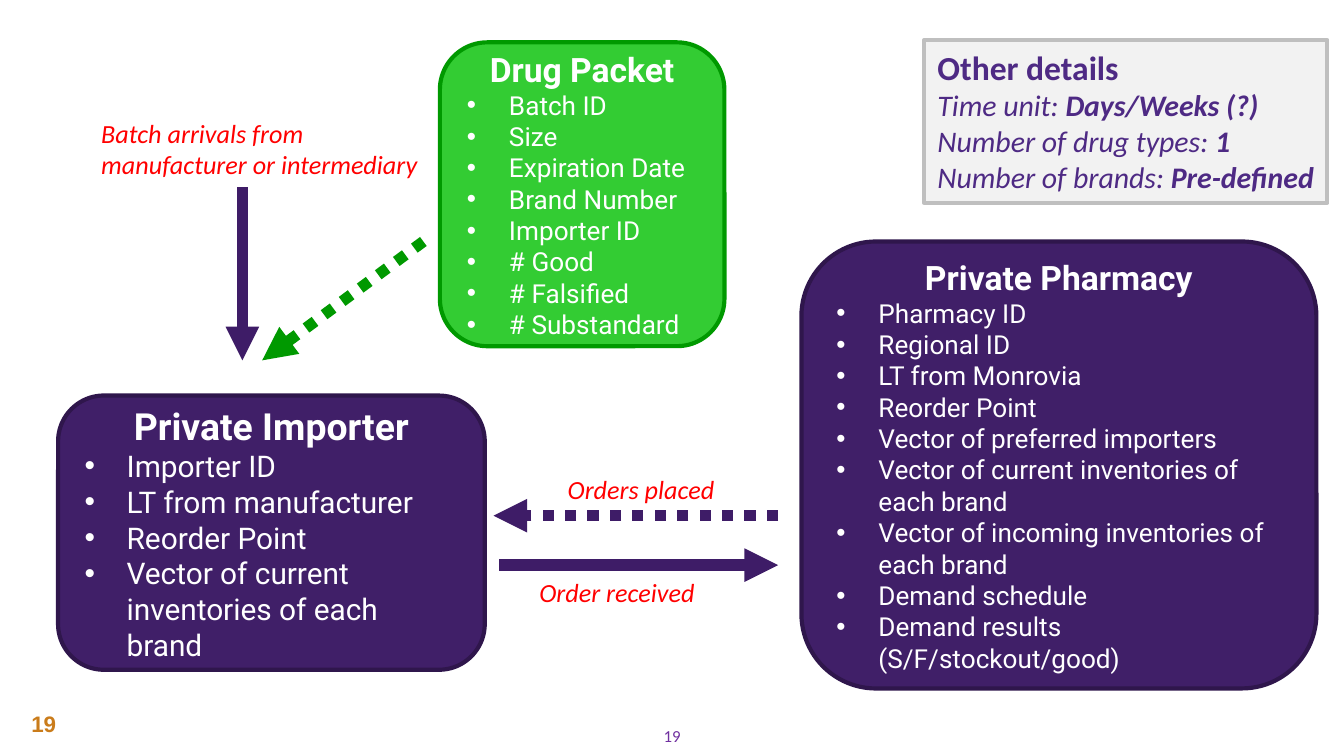
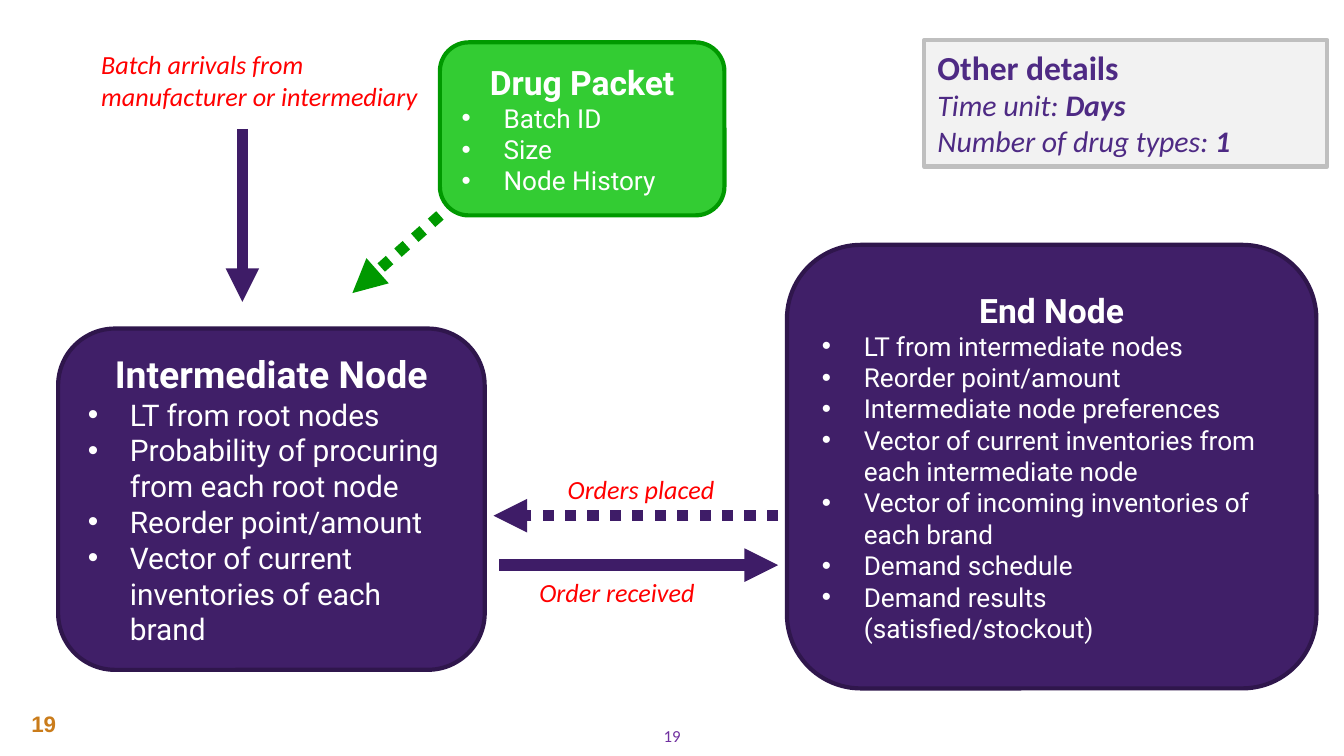
Before and after one commit to eugenewickett/Falsification_Simulation_Model, a slide deck: slide 19 of documentation/Feasibility Paper/paper graphics.pptx. Drawn at 1344x756 pixels with LibreOffice and Linux fonts; fonts in the diff are those of the drawing. Boxes give left, top, right and bottom in pixels: in the first picture for what was removed or moved away, otherwise in the second. Text is boxed around its words. In the diff, an @@ line names an element or a change of style, - is before the commit and + after.

```diff
--- a/documentation/Feasibility Paper/paper graphics.pptx
+++ b/documentation/Feasibility Paper/paper graphics.pptx
@@ text "Batch arrivals from manufacturer or ...": place and size @@
-text "Batch arrivals from manufacturer or ..." at (101,125,417,179)
+text "Batch arrivals from manufacturer or ..." at (101,56,417,111)
@@ rounded rectangle "Drug Packet": place and size @@
-rounded rectangle "Drug Packet" at (439,43,724,347)
+rounded rectangle "Drug Packet" at (439,43,724,216)
@@ rectangle "Other details": place and size @@
-rectangle "Other details" at (925,40,1328,203)
+rectangle "Other details" at (925,40,1328,167)
@@ text in rectangle at (937,95,1126,121): text changed; bold off @@
-Time unit: Days/Weeks (?)
+Time unit: Days
@@ arrow moved from (242, 187) - (242, 360) to (242, 129) - (242, 302) @@
@@ text in rounded rectangle at (504,170,655,196): text changed @@
-• Expiration Date
-• Brand Number
-• Importer ID
-• # Good
-• # Falsified
-• # Substandard
+• Node History
@@ text in rectangle at (937,167,1314,192): paragraph removed @@
-Number of brands: Pre-defined
@@ arrow moved from (423, 242) - (262, 360) to (439, 215) - (352, 293) @@
@@ rounded rectangle "End Node": place and size @@
-rounded rectangle "End Node" at (801,242,1316,689)
+rounded rectangle "End Node" at (788,245,1317,688)
@@ text in rounded rectangle at (864,297,1256,482): text changed @@
-Private Pharmacy
-• Pharmacy ID
-• Regional ID
-• LT from Monrovia
-• Reorder Point
-• Vector of preferred importers
-• Vector of current inventories of each brand
+End Node
+• LT from intermediate nodes
+• Reorder point/amount
+• Intermediate node preferences
+• Vector of current inventories from each intermediate node
@@ rounded rectangle "Intermediate Node": place and size @@
-rounded rectangle "Intermediate Node" at (58,395,484,669)
+rounded rectangle "Intermediate Node" at (58,328,484,669)
@@ text in rounded rectangle at (115,360,439,539): text changed @@
-Private Importer
-• Importer ID
-• LT from manufacturer
-• Reorder Point
+Intermediate Node
+• LT from root nodes
+• Probability of procuring from each root node
+• Reorder point/amount
@@ text in rounded rectangle at (864,587,1094,644): text changed @@
-• Demand results (S/F/stockout/good)
+• Demand results (satisfied/stockout)
```
Also in this commit, not shown: 5 other files.
